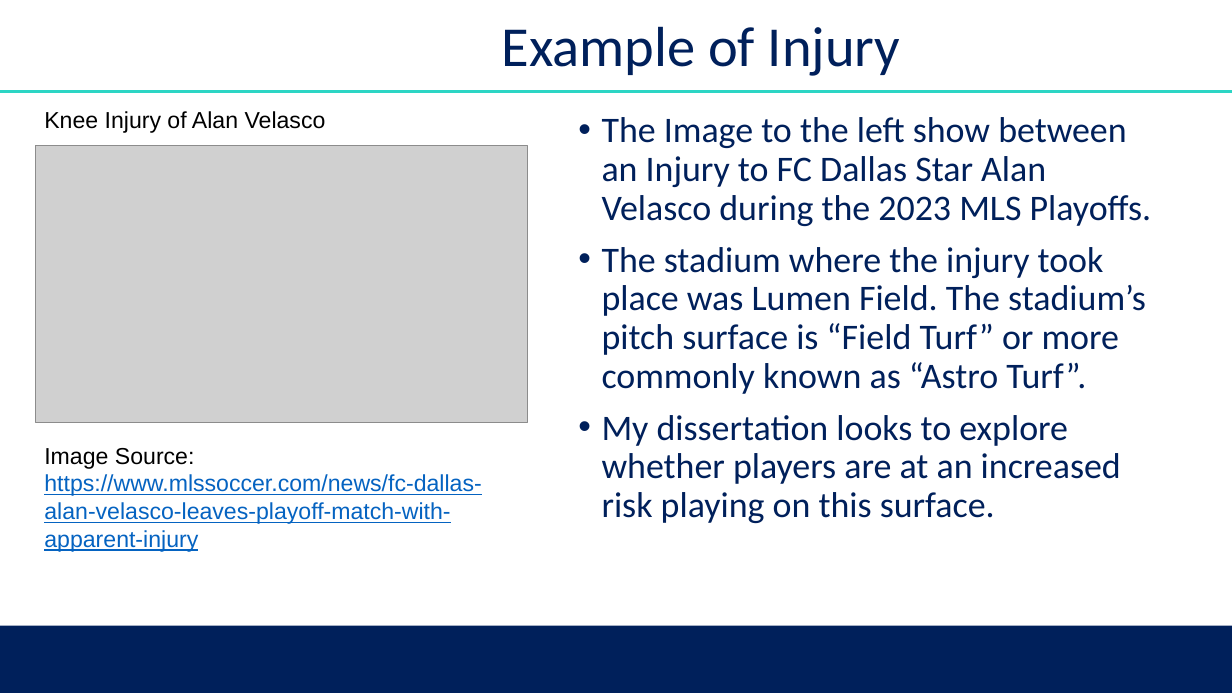
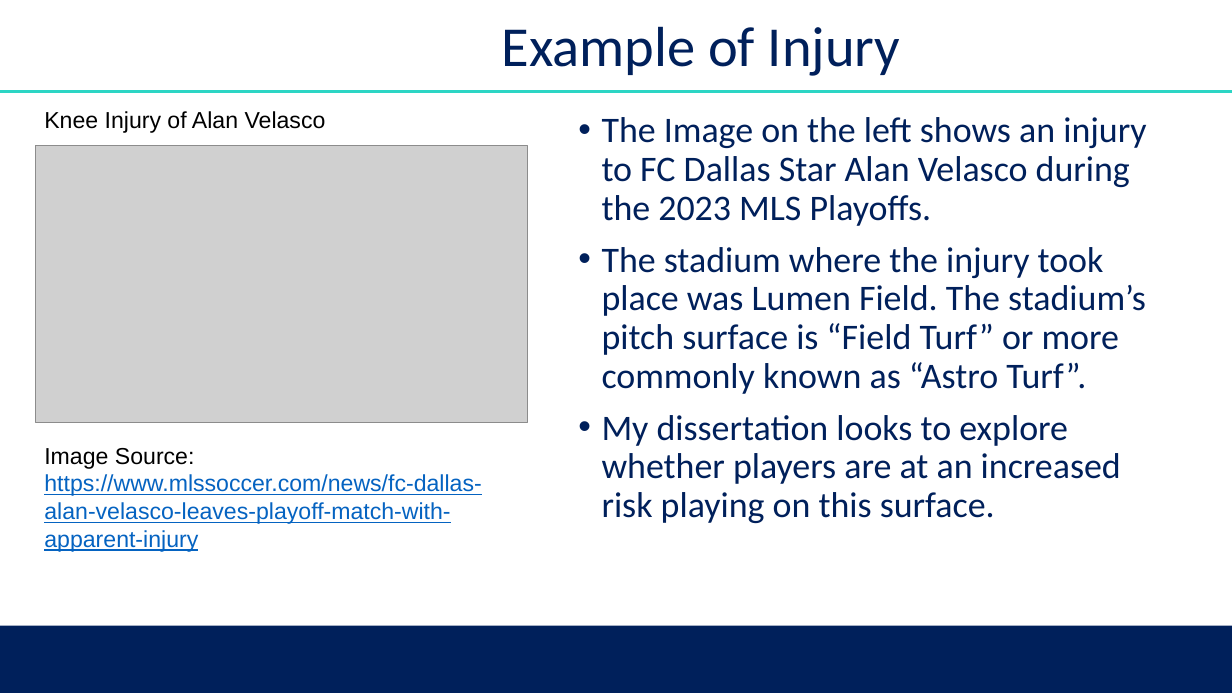
Before and after one commit to niallgallagher/Dissertation, a slide deck: slide 2 of Dissertation.pptx. Drawn at 1232x693 pixels with LibreOffice and Linux fonts; fonts in the diff are those of the drawing; grey boxes stand for pictures; background and template pictures are left out. Boxes give left, top, right and bottom in pixels: in the first picture for what was removed or moved away, otherwise in the second. Text is boxed around its words. In the diff, an @@ line names an element or a change of style, - is before the commit and + after.

```diff
--- a/Dissertation.pptx
+++ b/Dissertation.pptx
@@ text at [602, 117, 1146, 226]: text changed @@
-• The Image to the left show between an Injury to FC Dallas Star Alan Velasco during the 2023 MLS Playoffs.
+• The Image on the left shows an injury to FC Dallas Star Alan Velasco during the 2023 MLS Playoffs.
```
Also in this commit, not shown: 1 other slide changed, 1 other file.
